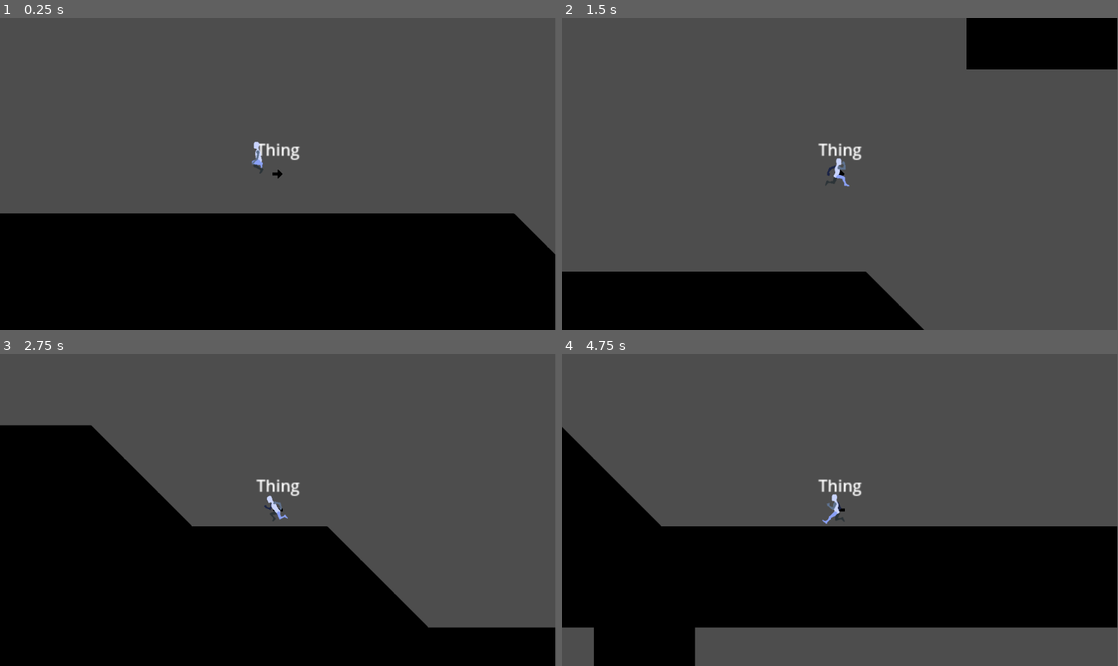
Above: before the commit, frames 1-4 (two rows, left to right).
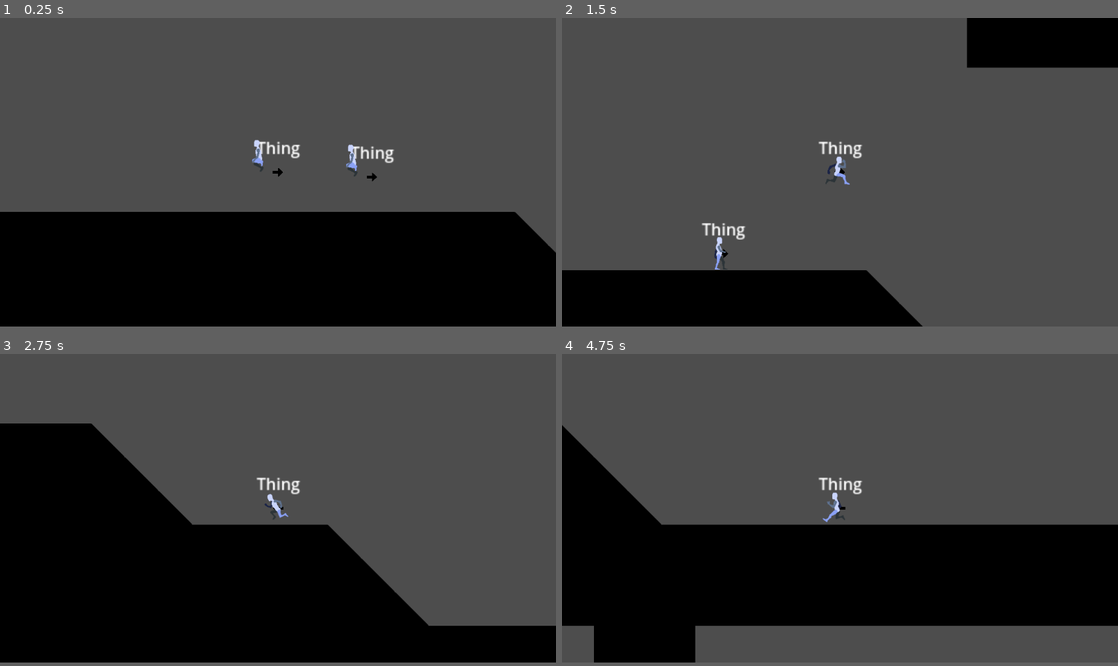
Above: after the commit, the same moments.

Repository: Puhalenthi/King-of-Speed
Game: Godot game, scene res://Scenes/jed_map.tscn
The game is run twice, just before and just after one commit, with the same random seed, the same clock (stepped at 60 frames per second) and the same inputs. This scene is started directly instead of the project's main scene.
Inputs (mouse positions are in pixels of both pictures, inside the frame that each line leads up to):
- Up to frame 1 (0.25 s): no input
- Up to frame 2 (1.5 s): tap Enter at 0.5 s; move the mouse to (962, 158) at 0.52 s; hold Space (boost) 0.53-1.28 s; hold Right (move_right) from 0.53 s (still down); tap Z (jump) at 0.77, 0.8, 1.07, 1.35 s; move the mouse to (728, 189) at 1.27 s
- Up to frame 3 (2.75 s): tap Z (jump) at 1.52, 1.82, 2.3 s; tap Space (boost) at 1.55 s; move the mouse to (333, 441) at 2.02 s; release Right (move_right) at 2.03 s; hold Left (move_left) from 2.03 s (still down); hold Space (boost) from 2.03 s (still down)
- Up to frame 4 (4.75 s): move the mouse to (812, 572) at 2.77 s; release Left (move_left) at 2.78 s; release Space (boost) at 2.78 s; hold Right (move_right) 2.78-4.28 s; tap X (grapple) at 2.85 s; tap Z (jump) at 3.02, 3.32, 3.77, 3.8, 4.07, 4.52 s; tap Space (boost) at 3.05, 4.35 s; move the mouse to (1006, 556) at 3.52 s; tap P at 3.6 s; move the mouse to (673, 463) at 4.27 s; hold Left (move_left) from 4.28 s (still down)
In our replay, the window is 799x449 before the commit and 800x444 after it. These sizes can differ from the game's own. Grey fills any space a smaller window leaves; there, only what the larger window draws over its background counts as a difference.

The runs differ from the first frame. In frame 1, 1.1% of the frame differs, in the area x 0-100%, y 38-99%; in frame 2, 1.6%; in frame 3, 1.0%; in frame 4, 1.8%, in the area x 0-100%, y 22-100%.
Error after the commit: Invalid assignment of property or key 'is_passed' with value of type 'bool' on a base object of type 'null instance'. (res://Scripts/levelCamera.gd:21)

Commit message:
add win screen on player death

Diff:
--- a/kingofspeed/Scenes/jed_map.tscn
+++ b/kingofspeed/Scenes/jed_map.tscn
@@ -1,12 +1,17 @@
-[gd_scene load_steps=6 format=3 uid="uid://dm5cgxruw742a"]
+[gd_scene load_steps=10 format=3 uid="uid://dm5cgxruw742a"]
 
 [ext_resource type="TileSet" uid="uid://c8skhbmqarkk3" path="res://Sprites/Map/groundtiles.tres" id="1_egtcu"]
+[ext_resource type="Script" uid="uid://bu56a3bk5kdhk" path="res://Scripts/levelCamera.gd" id="1_w2pkx"]
 [ext_resource type="PackedScene" uid="uid://b84xvofva7ep7" path="res://Scenes/Player.tscn" id="2_8njdb"]
 [ext_resource type="PackedScene" uid="uid://bp2c1440kuuft" path="res://Scenes/LeftSlope.tscn" id="3_t5hq7"]
+[ext_resource type="Script" uid="uid://v31tg0ojl1pw" path="res://Scripts/Player2.gd" id="4_jy8rq"]
 [ext_resource type="PackedScene" uid="uid://2sav6y5ymn54" path="res://Scenes/RightSlope.tscn" id="4_q53se"]
 [ext_resource type="PackedScene" uid="uid://by701f6tkxndf" path="res://Scenes/boostway.tscn" id="5_q53se"]
+[ext_resource type="PackedScene" uid="uid://bxeygcgan3ecm" path="res://Scenes/checkpoint.tscn" id="7_jy8rq"]
+[ext_resource type="PackedScene" uid="uid://dfbt8id0lex30" path="res://Scenes/win_screen.tscn" id="9_1li2s"]
 
 [node name="JedMap" type="Node2D"]
+script = ExtResource("1_w2pkx")
 
 [node name="TileMap" type="TileMap" parent="."]
 tile_set = ExtResource("1_egtcu")
@@ -15,6 +20,12 @@
 
 [node name="Player" parent="." instance=ExtResource("2_8njdb")]
 position = Vector2(0, -167)
+
+[node name="Player2" parent="." instance=ExtResource("2_8njdb")]
+position = Vector2(278, -153)
+
+[node name="CharacterBody2D" parent="Player2" index="0"]
+script = ExtResource("4_jy8rq")
 
 [node name="LeftSlope" parent="." instance=ExtResource("3_t5hq7")]
 position = Vector2(5776, 2126)
@@ -61,3 +72,52 @@
 scale = Vector2(22.9708, 118.543)
 direction = Vector2(0, -1)
 speed = 4000
+
+[node name="checkpoint1" parent="." instance=ExtResource("7_jy8rq")]
+position = Vector2(568, -602)
+scale = Vector2(1, 11.36)
+
+[node name="checkpoint2" parent="." instance=ExtResource("7_jy8rq")]
+position = Vector2(1964, -11)
+scale = Vector2(1, 11.36)
+
+[node name="checkpoint3" parent="." instance=ExtResource("7_jy8rq")]
+position = Vector2(4039, -124)
+scale = Vector2(1, 11.36)
+
+[node name="checkpoint4" parent="." instance=ExtResource("7_jy8rq")]
+position = Vector2(5015, -589)
+scale = Vector2(1, 11.36)
+
+[node name="checkpoint5" parent="." instance=ExtResource("7_jy8rq")]
+position = Vector2(5658, 445)
+rotation = 1.5708
+scale = Vector2(1, 11.36)
+
+[node name="checkpoint6" parent="." instance=ExtResource("7_jy8rq")]
+position = Vector2(4309, 1499)
+scale = Vector2(1, 11.36)
+
+[node name="checkpoint7" parent="." instance=ExtResource("7_jy8rq")]
+position = Vector2(2826, 1499)
+scale = Vector2(1, 11.36)
+
+[node name="checkpoint8" parent="." instance=ExtResource("7_jy8rq")]
+position = Vector2(1620, 2195)
+scale = Vector2(1, 11.36)
+
+[node name="checkpoint9" parent="." instance=ExtResource("7_jy8rq")]
+position = Vector2(101, 1740)
+scale = Vector2(1, 11.36)
+
+[node name="checkpoint10" parent="." instance=ExtResource("7_jy8rq")]
+position = Vector2(-1797, 2101)
+scale = Vector2(1, 11.36)
+
+[node name="Camera2D" type="Camera2D" parent="."]
+zoom = Vector2(0.3, 0.3)
+
+[node name="win screen" parent="." instance=ExtResource("9_1li2s")]
+visible = false
+
+[editable path="Player2"]
--- a/kingofspeed/Scenes/new_test_map.tscn
+++ b/kingofspeed/Scenes/new_test_map.tscn
@@ -25,7 +25,4 @@
 
 [node name="Player" parent="." instance=ExtResource("4_ltxy5")]
 
-[node name="CharacterBody2D" parent="Player" index="0"]
-collision_layer = 3
-
 [editable path="Player"]
--- a/kingofspeed/Scripts/Player2.gd
+++ b/kingofspeed/Scripts/Player2.gd
@@ -14,6 +14,10 @@
 var current_state: PlayerState = PlayerState.IDLE
 var previous_state: PlayerState = PlayerState.IDLE
 
+#visual variables
+@onready var animated_sprite_2d = $AnimatedSprite2D
+@onready var sprite_2d = %Sprite2D
+
 # Movement variables
 @export var speed: float = 800.0
 @export var jump_velocity: float = -600.0
@@ -24,6 +28,7 @@
 # Player facing direction
 var facing_right: bool = true
 @onready var sprite: Sprite2D = $Sprite2D
+@onready var camera = $Camera2D
 
 # Slope handling
 @export var max_slope_angle: float = 50.0
@@ -66,13 +71,21 @@
 # Get the gravity from the project settings to be synced with RigidBody nodes
 var gravity: int = 1500
 
+@rpc("any_peer", "call_remote", "unreliable", 0)
+func _rpc_sync_transform(pos: Vector2, vel: Vector2) -> void:
+	if not is_multiplayer_authority():
+		global_position = pos
+		velocity        = vel
+
 func _ready():
+	if not is_multiplayer_authority(): return
 	# Set up floor detection for slopes
 	floor_max_angle = deg_to_rad(max_slope_angle)
 	floor_snap_length = 8.0
 	floor_stop_on_slope = false
 
 func _physics_process(delta):
+	if not is_multiplayer_authority(): return
 	# Store previous state for ground penetration detection
 	previous_velocity = velocity
 	was_airborne = not is_on_floor()
@@ -95,6 +108,8 @@
 
 	# Update state after physics
 	previous_state = current_state
+	rpc("_rpc_sync_transform", global_position, velocity)
+
 
 func handle_grapple():
 	# Check if grapple input is being held
@@ -275,6 +290,10 @@
 
 				print("Velocity boosted to minimum grapple velocity: ", velocity.length())
 
+
+
+
+
 func _on_state_exit(state: PlayerState):
 	match state:
 		PlayerState.IDLE:
@@ -311,7 +330,10 @@
 
 func handle_jump():
 	# Don't allow jumping when grappling or grappled
-	if current_state == PlayerState.GRAPPLING or current_state == PlayerState.GRAPPLED:
+	if current_state == PlayerState.GRAPPLING:
+		return
+	if current_state == PlayerState.GRAPPLED:
+		jumps = 1
 		return
 
 	# Handle jump input
@@ -320,6 +342,10 @@
 	if Input.is_action_just_pressed("jump2") and jumps > 0:
 		jumps -= 1
 		velocity.y = jump_velocity
+		if is_on_floor():
+			animated_sprite_2d.play("jump")
+		else:
+			animated_sprite_2d.play("double jump")
 
 func handle_boost(delta):
 	# Don't allow boosting when grappled
@@ -344,10 +370,11 @@
 		if velocity.x > 0:
 			facing_right = true
 			sprite.flip_h = false
+			animated_sprite_2d.flip_h = false
 		elif velocity.x < 0:
 			facing_right = false
 			sprite.flip_h = true
-
+			animated_sprite_2d.flip_h = true
 		return
 
 	# Get input direction
@@ -357,15 +384,20 @@
 	if direction > 0:
 		facing_right = true
 		sprite.flip_h = false
+		animated_sprite_2d.flip_h = false
 	elif direction < 0:
 		facing_right = false
 		sprite.flip_h = true
+		animated_sprite_2d.flip_h = true
 
 	if direction != 0:
 		# Calculate effective speed with boost multiplier
 		var effective_speed = speed
 		if is_boosting:
 			effective_speed *= boost_speed_multiplier
+			animated_sprite_2d.play("boost run")
+		else:
+			animated_sprite_2d.play("running")
 
 		# Apply acceleration when moving
 		velocity.x = move_toward(velocity.x, direction * effective_speed, acceleration * delta)
@@ -374,6 +406,7 @@
 		if is_on_floor():
 			var friction_to_use = get_current_friction()
 			velocity.x = move_toward(velocity.x, 0, friction_to_use * delta)
+			animated_sprite_2d.play("stop run")
 		else:
 			# Reduced air friction
 			var air_friction = get_current_friction() * 0.3
@@ -557,7 +590,19 @@
 
 func _on_jumped():
 	# Called when jumping - useful for sound effects or animations
-	pass
+	animated_sprite_2d.play("jump")
+
+#func update_player_anim():
+	#if current_state != PlayerState.IDLE: #not idling update, hide sprite 2d
+		#animated_sprite_2d.hide = false
+		#sprite.hide = true
+	#if current_state == PlayerState.RUNNING: #animation handling for diff states
+		#animated_sprite_2d.play("running")
+	#elif is_super_speed_state():
+		#animated_sprite_2d.play("boost run")
+	#elif current_state == PlayerState.IDLE:
+		#animated_sprite_2d.hide = true
+		#sprite.hide = false
 
 func transferMomentum(direction):
 	velocity.x += momentum_buffer * direction
--- a/kingofspeed/project.godot
+++ b/kingofspeed/project.godot
@@ -13,6 +13,12 @@
 config/name="KingOfSpeed"
 run/main_scene="uid://bey1012cmyh0m"
 config/features=PackedStringArray("4.4", "Forward Plus")
+
+[display]
+
+window/size/viewport_height=640
+window/size/mode=3
+window/stretch/mode="viewport"
 
 [global_group]
 
